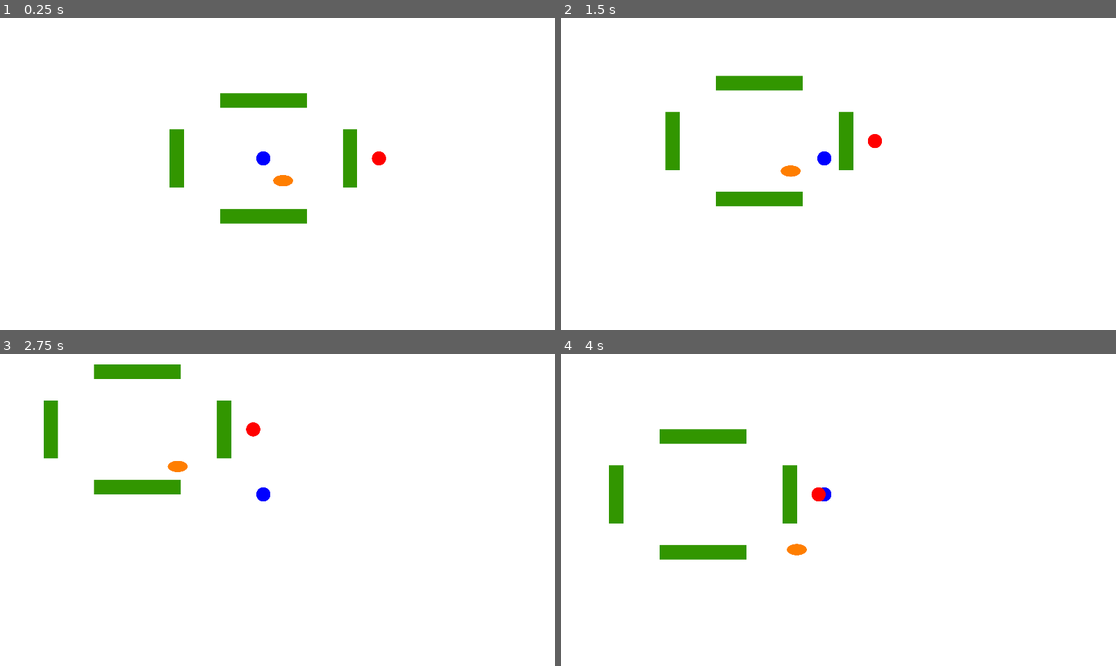
Above: before the commit, frames 1-4 (two rows, left to right).
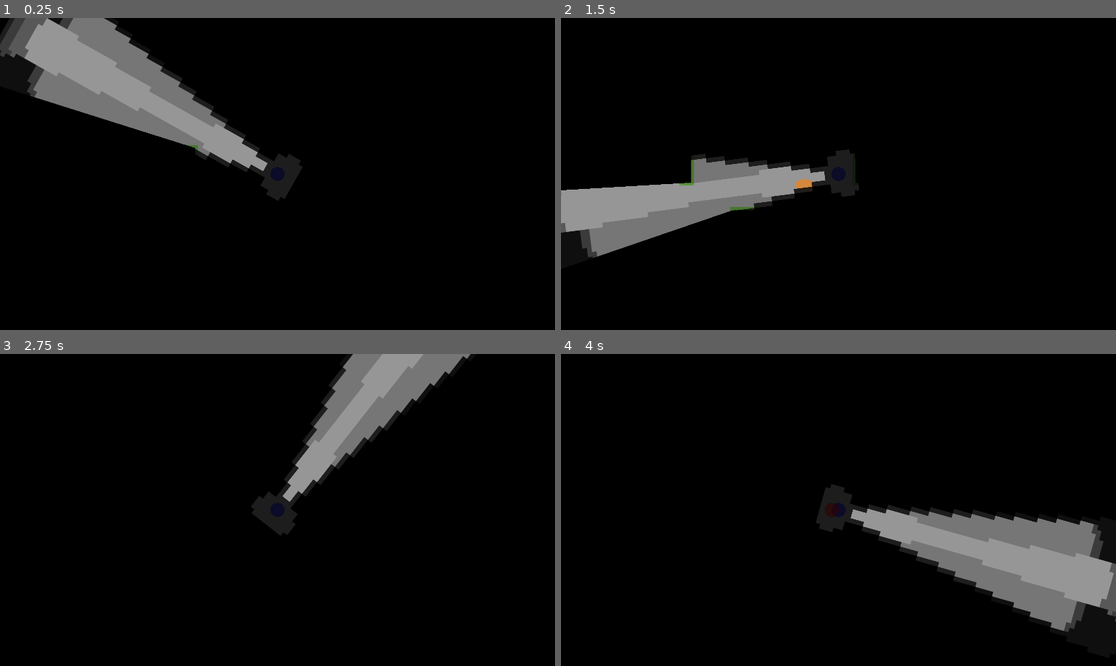
Above: after the commit, the same moments.

Repository: pt50hgm/DogMaze
Game: Godot game, scene res://Scenes/Game Scenes/Main.tscn
Two runs of this game, one before a commit and one after it. Both use one fixed random seed, a clock stepped at 60 frames per second and the inputs below.
Inputs (mouse positions are in pixels of both pictures, inside the frame that each line leads up to):
- Up to frame 1 (0.25 s): no input
- Up to frame 2 (1.5 s): move the mouse to (960, 158) at 0.52 s; hold Right (right) 0.53-1.28 s; move the mouse to (727, 189) at 1.27 s; hold Down (down) from 1.28 s (still down)
- Up to frame 3 (2.75 s): move the mouse to (333, 441) at 2.02 s; release Down (down) at 2.03 s; hold Right (right) from 2.03 s (still down)
- Up to frame 4 (4 s): move the mouse to (810, 572) at 2.77 s; release Right (right) at 2.78 s; hold W (up) 2.78-3.53 s; move the mouse to (1005, 556) at 3.52 s; hold A (left) from 3.53 s (still down)

The runs differ from the first frame. In frame 1, 100% of the frame differs, in the area x 0-100%, y 0-100%; in frame 2, 100%; in frame 3, 100%; in frame 4, 100%.

Commit message:
make torchlight track mouse movement and reset camera transformation

Diff:
--- a/Scenes/Objects/Player.tscn
+++ b/Scenes/Objects/Player.tscn
@@ -24,14 +24,12 @@
 frames = SubResource( 1 )
 
 [node name="Camera2D" type="Camera2D" parent="."]
-position = Vector2( 49, 54 )
 current = true
 
 [node name="CollisionShape2D" type="CollisionShape2D" parent="."]
 shape = SubResource( 2 )
 
 [node name="Light2D" type="Light2D" parent="."]
-visible = false
 texture = ExtResource( 3 )
 color = Color( 1, 1, 1, 0.588235 )
 mode = 3
--- a/Scripts/Player.gd
+++ b/Scripts/Player.gd
@@ -19,4 +19,5 @@
 func _physics_process(delta):
 	get_input()
 	move_and_slide(velocity)
-	get_global_mouse_position()
+
+	look_at(get_global_mouse_position())
